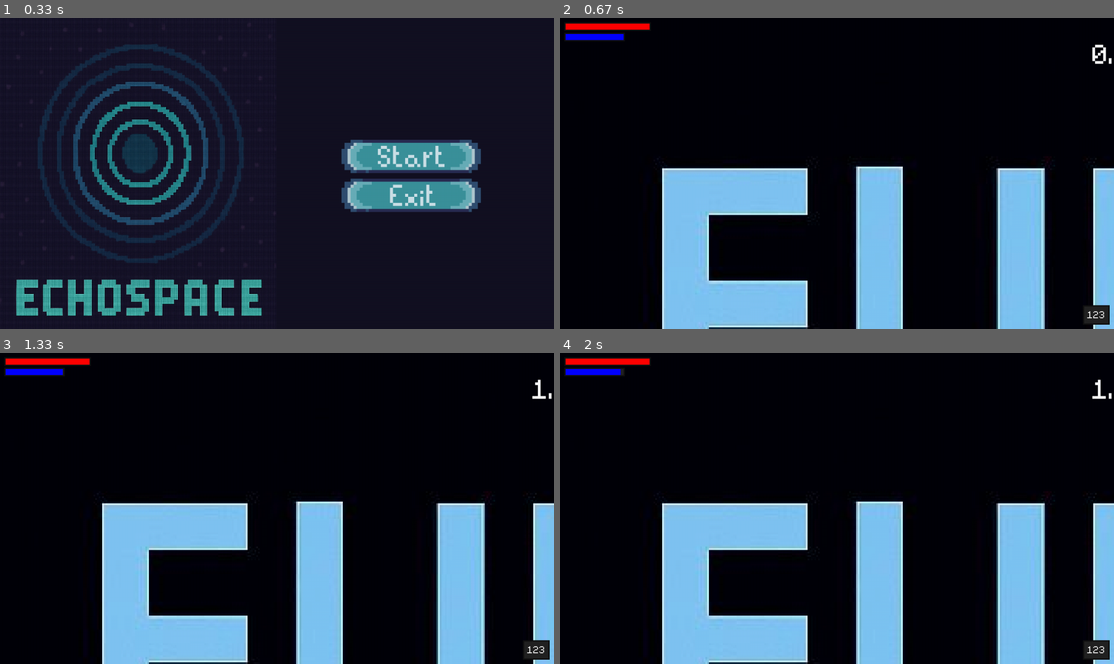
Above: before the commit, frames 1-4 (two rows, left to right).
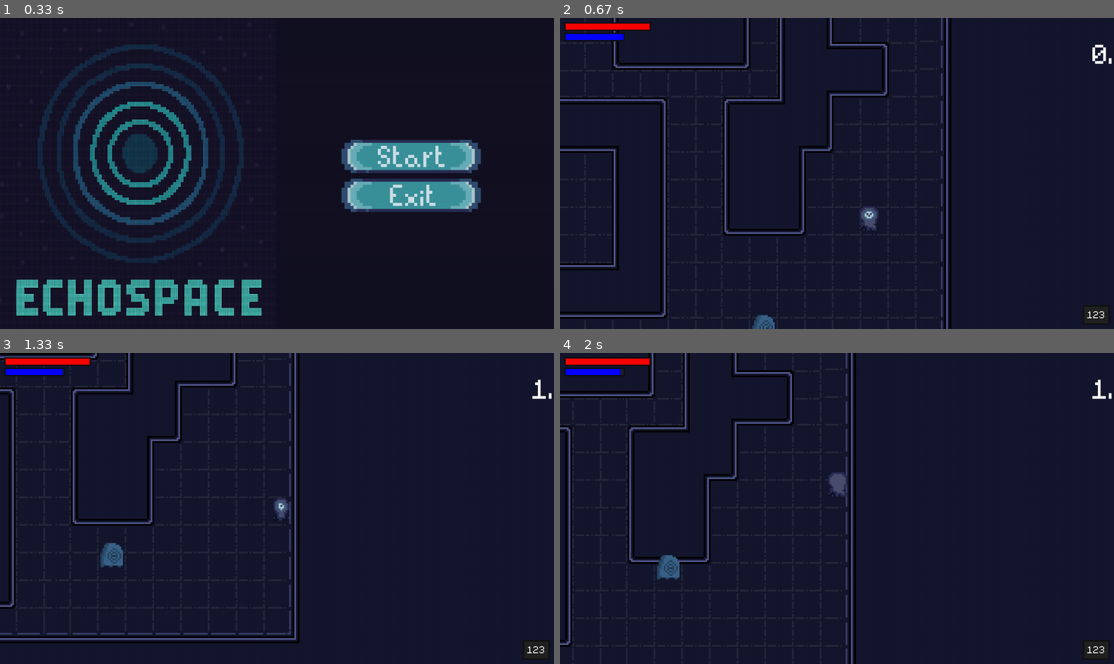
Above: after the commit, the same moments.

Repository: SushiOnToast/pygame-community-spring-jam-2025
Game: pygame game, started from code/main.py
Two runs of this game, one before a commit and one after it. Both use one fixed random seed, a clock stepped at 60 frames per second and the inputs below.
Inputs (mouse positions are in pixels of both pictures, inside the frame that each line leads up to):
- Up to frame 1 (0.33 s): no input
- Up to frame 2 (0.67 s): click (969, 154) at 0.38 s
- Up to frame 3 (1.33 s): hold Space 0.67-1.13 s; hold D 0.67-1.13 s; move the mouse to (254, 520) at 0.7 s; hold D from 1.17 s (still down); tap Space at 1.23 s
- Up to frame 4 (2 s): tap Space at 1.53, 1.73 s; release D at 1.63 s; hold W 1.67-1.97 s

Frame 1 is identical in both runs. In frame 2, 94% of the frame differs, in the area x 0-100%, y 0-100%; in frame 3, 96%; in frame 4, 95%.

Commit message:
fix bugs

Diff:
--- a/code/finalcore.py
+++ b/code/finalcore.py
@@ -1,9 +1,11 @@
 import pygame
+
 
 class FinalResonance(pygame.sprite.Sprite):
     def __init__(self, pos, groups):
         super().__init__(groups)
-        self.image = pygame.image.load('graphics/finalcore.png').convert_alpha()
+        self.image = pygame.image.load(
+            '../graphics/finalcore.png').convert_alpha()
         self.rect = self.image.get_rect(center=pos)
 
     def update(self):
--- a/code/game_mechanics.py
+++ b/code/game_mechanics.py
@@ -26,18 +26,16 @@
 
         self.illumination = Illumination()
 
-        #audio
-        self.footsteps = pygame.mixer.Sound('graphics/audio/footsteps.wav')
+        # audio
+        self.footsteps = pygame.mixer.Sound('../graphics/audio/footsteps.wav')
         self.footsteps.set_volume(0.4)
         self.footsteps_channel = pygame.mixer.Channel(1)
-
-
 
     def update_walking_sound(self):
         current_time = pygame.time.get_ticks()
 
         # Spawn new ripple when stepping
-        if self.player.is_moving and not self.player.is_doing_echolocation:
+        if self.player.is_moving and not self.player.is_doing_echolocation and not self.player.is_crouching:
             if not self.footsteps_channel.get_busy():
                 self.footsteps_channel.play(self.footsteps, loops=-1)
             if current_time - self.last_step_time >= self.footstep_interval:
@@ -47,7 +45,7 @@
                     'alpha': 180
                 })
         else:
-        # Stop walking sound if not moving or doing echolocation
+            # Stop walking sound if not moving or doing echolocation
             if self.footsteps_channel.get_busy():
                 self.footsteps_channel.stop()
 
@@ -58,8 +56,8 @@
             ripple['alpha'] = max(0, ripple['alpha'] - 3)  # fade out slowly
 
         # Remove fully faded ripples
-        self.walking_ripples = [r for r in self.walking_ripples if r['alpha'] > 0]
-
+        self.walking_ripples = [
+            r for r in self.walking_ripples if r['alpha'] > 0]
 
     def update_echolocation(self):
         if self.player.is_doing_echolocation:
@@ -73,7 +71,6 @@
             self.echo_current_radius = 0
             self.echo_fade = 255
 
-
     def draw(self, pos, camera_offset, points):
         if not self.player.is_crouching:
             # Create surface for walking ripples
@@ -84,17 +81,18 @@
                     pygame.draw.circle(
                         walk_surf,
                         color,
-                        (pos.centerx - camera_offset.x, pos.centery - camera_offset.y),
+                        (pos.centerx - camera_offset.x,
+                         pos.centery - camera_offset.y),
                         ripple['radius'],
                     )
                 self.cover_surf.blit(walk_surf, (0, 0))
 
-
             # Create surface for echolocation
             if self.player.is_doing_echolocation:
-                points = [pygame.Vector2(point) - camera_offset for point in points]
+                points = [pygame.Vector2(
+                    point) - camera_offset for point in points]
                 self.illumination.update((pos.centerx - camera_offset.x, pos.centery - camera_offset.y),
-                                            points)
+                                         points)
                 self.illumination.draw(self.cover_surf)
 
     def update(self, pos, camera_offset, obstacles):
@@ -106,7 +104,8 @@
 class Illumination:
     def __init__(self):
 
-        self.light_effect = pygame.transform.scale_by(pygame.image.load("graphics/effects/light_effect.png").convert_alpha(), 0.3)
+        self.light_effect = pygame.transform.scale_by(pygame.image.load(
+            "../graphics/effects/light_effect.png").convert_alpha(), 0.3)
         self.effect_size = self.light_effect.get_size()
         self.pos = None
         self.polygon = []
@@ -131,6 +130,7 @@
             surface.blit(self.light_effect, effect_pos)
             surface.blit(new_surface, (0, 0))
 
+
 class EchoBurst:
     def __init__(self, cover_surf, player):
         self.duration = 1500
--- a/code/level.py
+++ b/code/level.py
@@ -33,48 +33,45 @@
     self.last_switch_time = 0
     self.switch_cooldown = 500  # milliseconds
 
-    #death sound
-    self.death_sound = pygame.mixer.Sound('graphics/audio/8-bit-video-game-lose-sound-version-1-145828.mp3')
+    # death sound
+    self.death_sound = pygame.mixer.Sound(
+        '../graphics/audio/8-bit-video-game-lose-sound-version-1-145828.mp3')
     self.death_sound.set_volume(0.4)
     self.death_channel = pygame.mixer.Channel(1)
 
-    #win sound
-    self.win_sound = pygame.mixer.Sound('audio/winsound.mp3')
+    # win sound
+    self.win_sound = pygame.mixer.Sound('../audio/winsound.mp3')
     self.win_sound.set_volume(0.4)
     self.win_channel = pygame.mixer.Channel(1)
 
-    #core sound
-    self.core_sound = pygame.mixer.Sound('audio/core.mp3')
+    # core sound
+    self.core_sound = pygame.mixer.Sound('../audio/core.mp3')
     self.core_sound.set_volume(0.4)
     self.core_channel = pygame.mixer.Channel(1)
 
-
-
-
-    #overlay images
-    if self.level_index == 1:
-      self.overlay_image = pygame.image.load("graphics/overlays/level1.jpeg").convert_alpha()
-      self.overlay_image_scaled = pygame.transform.scale_by(self.overlay_image,0.3)
-      self.overlay_rect = self.overlay_image_scaled.get_rect(midtop=(0, 0))
-    elif self.level_index == 2:
-      self.overlay_image = pygame.image.load("graphics/overlays/level2.jpeg").convert_alpha()
-      self.overlay_rect = self.overlay_image.get_rect(midtop=(0, 0))
-    elif self.level_index ==3:
-        self.overlay_image = pygame.image.load("graphics/overlays/level3.jpeg").convert_alpha()
-        self.overlay_rect = self.overlay_image.get_rect(midtop=(0, 0))
-    else:
-       self.overlay_image = None
-
-
+    # #overlay images
+    # if self.level_index == 1:
+    #   self.overlay_image = pygame.image.load("../graphics/overlays/level1.jpeg").convert_alpha()
+    #   self.overlay_image_scaled = pygame.transform.scale_by(self.overlay_image,0.3)
+    #   self.overlay_rect = self.overlay_image_scaled.get_rect(midtop=(0, 0))
+    # elif self.level_index == 2:
+    #   self.overlay_image = pygame.image.load("../graphics/overlays/level2.jpeg").convert_alpha()
+    #   self.overlay_rect = self.overlay_image.get_rect(midtop=(0, 0))
+    # elif self.level_index ==3:
+    #     self.overlay_image = pygame.image.load("../graphics/overlays/level3.jpeg").convert_alpha()
+    #     self.overlay_rect = self.overlay_image.get_rect(midtop=(0, 0))
+    # else:
+    #    self.overlay_image = None
 
   def create_map(self):
-    self.visible_sprites = YSortCameraGroup(self.display_surface, self.level_index)
+    self.visible_sprites = YSortCameraGroup(
+        self.display_surface, self.level_index)
     self.obstacle_sprites = pygame.sprite.Group()
 
     layouts = {
-        "boundary1": import_csv_layout("map/boundary1.csv"),
-        "boundary2": import_csv_layout("map/boundary2.csv"),
-        "boundary3": import_csv_layout("map/boundary3.csv"),
+        "boundary1": import_csv_layout("../map/boundary1.csv"),
+        "boundary2": import_csv_layout("../map/boundary2.csv"),
+        "boundary3": import_csv_layout("../map/boundary3.csv"),
     }
 
     for row_index, row in enumerate(layouts[f"boundary{self.level_index}"]):
@@ -83,31 +80,29 @@
         y = row_index * TILESIZE
         if col == "295":
           self.player = Player(
-            (x, y), [self.visible_sprites], self.obstacle_sprites, self.cover_surf)
+              (x, y), [self.visible_sprites], self.obstacle_sprites, self.cover_surf)
         if col == '1':
           Enemy('stalker', (x, y), [
                 self.visible_sprites], self.obstacle_sprites)
         if col == '2':
           BlindEnemy((x, y), [self.visible_sprites], self.obstacle_sprites)
-        if col != "-1" and col != "295" and col != "1" and col != "2" and col!= '200' and col!='202':
+        if col == '200':
+           self.resonance = Resonance((x, y), [self.visible_sprites])
+        if col == '202' and self.level_index == 3:
+           self.finalresonance = FinalResonance((x, y), [self.visible_sprites])
+        if col != "-1" and col != "295" and col != "1" and col != "2" and col != '200' and col != '202':
           Tile((x, y), [self.obstacle_sprites], "invisible")
-        if col == '200':
-           self.resonance = Resonance((x,y),[self.visible_sprites])
-        if col =='202' and self.level_index == 3:
-           self.finalresonance = FinalResonance((x,y),[self.visible_sprites])
 
   def switch_room(self):
     current_time = pygame.time.get_ticks()
     keys = pygame.key.get_pressed()
 
     if pygame.sprite.collide_rect(self.player, self.resonance):
-        #add core sound
+        # add core sound
         self.core_channel.play(self.core_sound)
         self.level_index = (self.level_index % 3) + 1  # Cycle between 1-3
         self.last_switch_time = current_time
         self.create_map()
-
-
 
   def get_raycasting_points(self, obstacles):
     obstacle_rects = [obstacle.rect for obstacle in obstacles]
@@ -179,8 +174,8 @@
       pygame.draw.circle(self.display_surface, "red", pygame.Vector2(
           self.player.last_echolocation_pos) - self.visible_sprites.offset, 5)
 
-    if self.overlay_image and self.overlay_rect:
-      self.display_surface.blit(self.overlay_image, self.overlay_rect)
+    # if self.overlay_image and self.overlay_rect:
+    #   self.display_surface.blit(self.overlay_image, self.overlay_rect)
 
   def update_time_survived(self):
      current_time = pygame.time.get_ticks()
@@ -198,9 +193,6 @@
          state = "win"
          self.win_channel.play(self.win_sound)
 
-
-
-
     return state
 
   def run(self):
@@ -224,7 +216,8 @@
         self.camera_speed = 0.1
 
         # Pre-load and convert floor surface
-        self.floor_surface = pygame.image.load(f"graphics/map/map{level_index}.png").convert()
+        self.floor_surface = pygame.image.load(
+            f"../graphics/map/map{level_index}.png").convert()
         self.floor_rect = self.floor_surface.get_rect(topleft=(0, 0))
 
         # Cache for sprite sorting
@@ -238,9 +231,12 @@
         self.camera_target.y = player.rect.centery - self.half_height
 
         # Use integer positions for smoother rendering
-        self.offset.x += (self.camera_target.x - self.offset.x) * self.camera_speed
-        self.offset.y += (self.camera_target.y - self.offset.y) * self.camera_speed
-        offset_int = pygame.math.Vector2(int(self.offset.x), int(self.offset.y))
+        self.offset.x += (self.camera_target.x -
+                          self.offset.x) * self.camera_speed
+        self.offset.y += (self.camera_target.y -
+                          self.offset.y) * self.camera_speed
+        offset_int = pygame.math.Vector2(
+            int(self.offset.x), int(self.offset.y))
 
         # Draw floor
         floor_offset_pos = self.floor_rect.topleft - offset_int
--- a/code/main.py
+++ b/code/main.py
@@ -1,4 +1,6 @@
-import pygame, sys
+from debug import debug
+import pygame
+import sys
 from settings import *
 from level import Level
 from button import Button
@@ -6,9 +8,8 @@
 from support import *
 from ui import UI
 pygame.init()
-from debug import debug
 
-#screen
+# screen
 SCREEN_WIDTH, SCREEN_HEIGHT = WIDTH * SCALE_FACTOR, HEIGHT * SCALE_FACTOR
 screen = pygame.display.set_mode((SCREEN_WIDTH, SCREEN_HEIGHT))
 pygame.display.set_caption("Pygame Spring Gamejam")
@@ -50,32 +51,34 @@
                 self.playing = False
 
             # Scale the display surface up to the screen
-            scaled_surface = pygame.transform.scale_by(self.display_surface, SCALE_FACTOR)
+            scaled_surface = pygame.transform.scale_by(
+                self.display_surface, SCALE_FACTOR)
             self.screen.blit(scaled_surface, (0, 0))
 
             # DRAW UI AFTER SCALING
             self.level.ui.display(self.level.player, self.level.time_survived)
 
-
             pygame.display.update()
             self.clock.tick(FPS)
+
+
 def main():
     game = Game()
     run = True
-    ui =  UI()
+    ui = UI()
 
     while run:
         screen.fill(BG_COLOR)  # Background color for menu
 
         if not game.playing:
             if game.state == "dead":
-                exit_clicked = ui.draw_death_screen(screen, game.level.time_survived)
+                exit_clicked = ui.draw_death_screen(
+                    screen, game.level.time_survived)
                 if exit_clicked:
                     run = False
-            if game.state == 'win':
-                ui.win_screen(screen,game.state)
+            elif game.state == 'win':
+                ui.win_screen(screen, game.level.time_survived)
                 pygame.display.update()
-
             else:
                 # Draw menu
                 start_clicked, exit_clicked = ui.draw_menu(screen, game.state)
--- a/code/player.py
+++ b/code/player.py
@@ -4,6 +4,7 @@
 from game_mechanics import *
 from entity import Entity
 import pygame.mixer
+
 
 class Player(Entity):
 
@@ -14,11 +15,10 @@
 
     # graphics and animation
     self.spritesheet = pygame.image.load(
-        "graphics/player/player.png").convert_alpha()
+        "../graphics/player/player.png").convert_alpha()
     self.animations = import_character_sprites(
         self.spritesheet, self.spritesheet.get_width()/4, self.spritesheet.get_height()/4)
     self.status = "down_idle"
-
 
     self.image = self.animations[self.status][self.frame_index]
     self.rect = self.image.get_rect(topleft=pos)
@@ -37,15 +37,16 @@
     self.echolocation_duration = self.base_echolocation_duration
     self.is_crouching = False
 
-    #stats
-    self.stats = {'health':100,'energy':60,'attack':10,'magic':4,'speed':2}
-    self.health = self.stats['health'] #change health
+    # stats
+    self.stats = {'health': 100, 'energy': 60,
+                  'attack': 10, 'magic': 4, 'speed': 2}
+    self.health = self.stats['health']  # change health
     self.health = max(0, self.health)
-    self.energy = self.stats['energy'] #chnage energy
+    self.energy = self.stats['energy']  # chnage energy
     self.exp = 123
     self.speed = self.stats['speed']
 
-    #intergrate with echoloation
+    # intergrate with echoloation
     self.energy_recharge_rate = 0.001
     self.energy_drain_rate = 0.003
     self.max_energy = self.stats['energy']
@@ -59,14 +60,10 @@
 
     self.can_do_echolocation = True
 
-     #echolocation sound
-    self.echolocation_sound = pygame.mixer.Sound('audio/core.mp3')
+    # echolocation sound
+    self.echolocation_sound = pygame.mixer.Sound('../audio/core.mp3')
     self.echolocation_sound.set_volume(0.4)
     self.echolocation_channel = pygame.mixer.Channel(1)
-
-
-
-
 
   def input(self):
     keys = pygame.key.get_pressed()
@@ -89,26 +86,24 @@
     else:
       self.direction.x = 0
 
-
     if keys[pygame.K_SPACE]:
        self.echolocation_channel.play(self.echolocation_sound)
 
     if keys[pygame.K_SPACE] and not self.is_doing_echolocation and self.energy > 5 and self.can_do_echolocation:
-        self.last_echolocation_pos = pygame.Vector2(self.hitbox.centerx, self.hitbox.centery)
+        self.last_echolocation_pos = pygame.Vector2(
+            self.hitbox.centerx, self.hitbox.centery)
         self.is_doing_echolocation = True
         self.echolocation_time = pygame.time.get_ticks()
         self.last_update_time = pygame.time.get_ticks()
         # Use fixed duration instead of energy-based
         self.echolocation_duration = self.base_echolocation_duration
-        self.energy_regen_pause_time = pygame.time.get_ticks() + self.energy_regen_pause_duration
-
+        self.energy_regen_pause_time = pygame.time.get_ticks() + \
+            self.energy_regen_pause_duration
 
     if keys[pygame.K_LCTRL]:
       self.is_crouching = True
     else:
       self.is_crouching = False
-
-
 
   def cooldowns(self):
       current_time = pygame.time.get_ticks()
--- a/code/resonasce.py
+++ b/code/resonasce.py
@@ -1,9 +1,11 @@
 import pygame
+
 
 class Resonance(pygame.sprite.Sprite):
     def __init__(self, pos, groups):
         super().__init__(groups)
-        self.image = pygame.image.load('graphics/resonance.png').convert_alpha()
+        self.image = pygame.image.load(
+            '../graphics/resonance.png').convert_alpha()
         self.rect = self.image.get_rect(center=pos)
 
     def update(self):
--- a/code/settings.py
+++ b/code/settings.py
@@ -29,7 +29,7 @@
 HEALTH_BAR_WIDTH = 200
 ENERGY_BAR_WIDTH = 140
 ITEM_BOX_SIZE = 80
-UI_FONT = 'graphics/font/Minecraftia-Regular.ttf'
+UI_FONT = '../graphics/font/Minecraftia-Regular.ttf'
 UI_FONT_SIZE = 18
 UI_BG_COLOR = '#222222'
 UI_BORDER_COLOUR = '#111111'
@@ -39,8 +39,8 @@
 ENERGY_COLOR = 'blue'
 UI_BORDER_COLOUR_ACTIVE = 'gold'
 
-#enemy
+# enemy
 monster_data = {
-    'stalker':{'health':100,'exp': 100,'damage':2,'attack_type':'poop','attack_sound':'audio/hitHurt.wav','sprite_path': 'graphics/player/Untitled_Artwork 12.png','speed':1,'resistance':3,'attack_radius':80,'notice_radius':360},
-    'blind': {'health':100,'exp': 100,'damage':2,'attack_type':'poop','attack_sound':'audio/hitHurt.wav','sprite_path': 'graphics/player/Untitled_Artwork 11.png','speed':1,'resistance':3,'attack_radius':360,'notice_radius':360}
+    'stalker': {'health': 100, 'exp': 100, 'damage': 2, 'attack_type': 'poop', 'attack_sound': '../audio/hitHurt.wav', 'sprite_path': '../graphics/player/Untitled_Artwork 12.png', 'speed': 1, 'resistance': 3, 'attack_radius': 80, 'notice_radius': 360},
+    'blind': {'health': 100, 'exp': 100, 'damage': 2, 'attack_type': 'poop', 'attack_sound': '../audio/hitHurt.wav', 'sprite_path': '../graphics/player/Untitled_Artwork 11.png', 'speed': 1, 'resistance': 3, 'attack_radius': 360, 'notice_radius': 360}
 }
--- a/code/ui.py
+++ b/code/ui.py
@@ -30,13 +30,16 @@
             "../graphics/button/unpause_btn.png"
         ).convert_alpha()
 
-        #win screen
-        self.win_image = pygame.image.load("graphics/WhatsApp Image 2025-05-05 at 23.11.24.jpeg").convert_alpha()
+        # win screen
+        self.win_image = pygame.image.load(
+            "../graphics/WhatsApp Image 2025-05-05 at 23.11.24.jpeg").convert_alpha()
 
         # Create button instances
         self.start_button = Button(WINDOW_WIDTH - 330, 320, self.start_img)
         self.unpause_button = Button(WINDOW_WIDTH - 330, 320, self.unpause_img)
-        self.death_exit_button = Button(WINDOW_WIDTH - 150, 50, self.exit_img, 5)  # New death screen exit button
+        # New death screen exit button
+        self.death_exit_button = Button(
+            WINDOW_WIDTH - 150, 50, self.exit_img, 5)
         self.exit_button = Button(WINDOW_WIDTH - 330, 410, self.exit_img)
 
     def show_bar(self, current, max_amount, bg_rect, color):
@@ -74,28 +77,35 @@
 
         self.show_exp(player.exp)
 
-        draw_text(self.display_surface, str(time_survived), self.menu_font, TEXT_COLOR, WINDOW_WIDTH-50, 50)
+        draw_text(self.display_surface, str(time_survived),
+                  self.menu_font, TEXT_COLOR, WINDOW_WIDTH-50, 50)
 
     def draw_death_screen(self, screen, time_survived):
 
-        death_img = pygame.transform.scale_by(pygame.image.load(f"../graphics/menus/death.png").convert(), 0.84)
+        death_img = pygame.transform.scale_by(pygame.image.load(
+            f"../graphics/menus/death.png").convert(), 0.84)
         screen.fill(MENU_BG_COLOR)
         screen.blit(death_img)
-        draw_text(screen, f"{str(int(time_survived))} seconds survived", self.death_font, TEXT_COLOR, WINDOW_WIDTH//2-140, WINDOW_HEIGHT-70)
+        draw_text(screen, f"{str(int(time_survived))} seconds survived",
+                  self.death_font, TEXT_COLOR, WINDOW_WIDTH//2-140, WINDOW_HEIGHT-70)
         exit_clicked = self.death_exit_button.update(screen)
 
         return exit_clicked
 
-    def win_screen(self,screen,state):
-        if state == 'win':
-            rect = self.win_image.get_rect(center=(screen.get_width()//2, screen.get_height()//2))
-            screen.blit(self.win_image, rect)
+    def win_screen(self, screen, time_survived):
+        rect = self.win_image.get_rect(
+            center=(screen.get_width()//2, screen.get_height()//2))
+        screen.blit(self.win_image, rect)
+        draw_text(screen, f"{str(int(time_survived))} seconds survived",
+                  self.death_font, TEXT_COLOR, WINDOW_WIDTH//2-140, WINDOW_HEIGHT-70)
+        exit_clicked = self.death_exit_button.update(screen)
 
-
+        return exit_clicked
 
     def draw_menu(self, screen, state):
 
-        menu_img = pygame.transform.scale_by(pygame.image.load(f"../graphics/menus/{state}_menu.png").convert(), 0.75)
+        menu_img = pygame.transform.scale_by(pygame.image.load(
+            f"../graphics/menus/{state}_menu.png").convert(), 0.75)
 
         screen.fill(MENU_BG_COLOR)  # Background color for menu
         screen.blit(menu_img)
